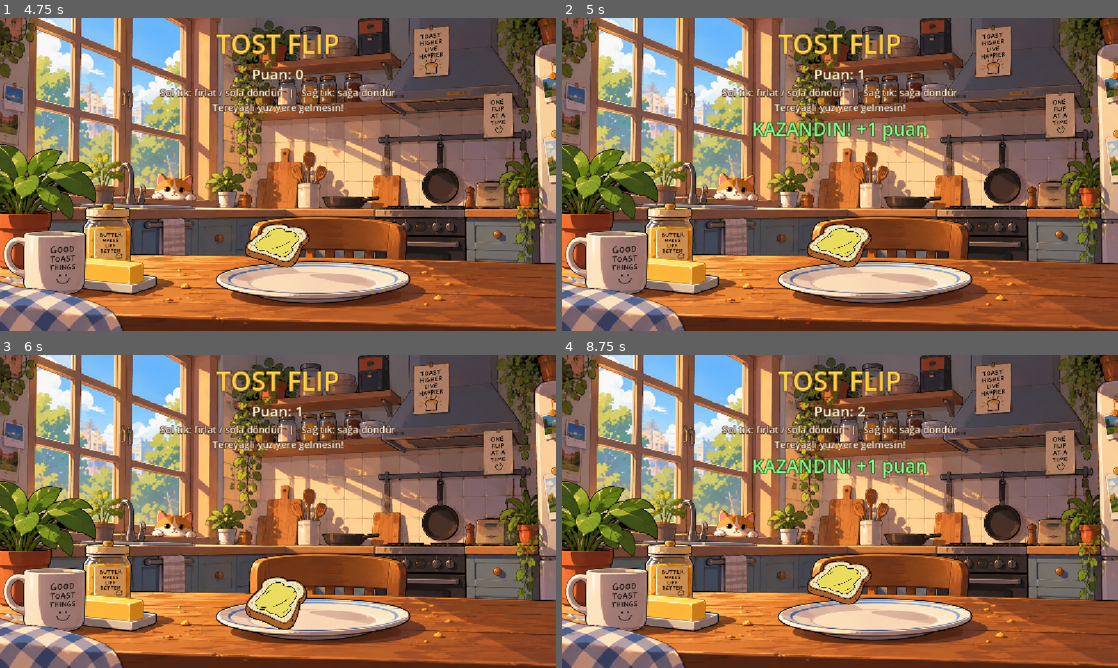
Above: before the commit, frames 1-4 (two rows, left to right).
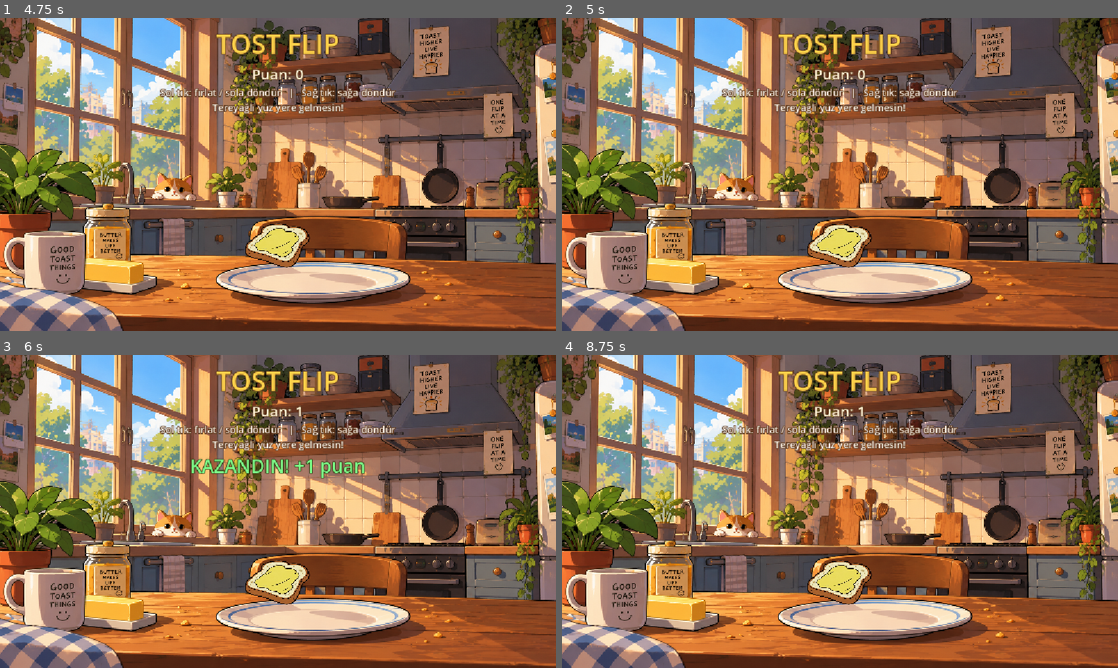
Above: after the commit, the same moments.

Repository: yavuzumut/Tost-Flip
Game: Godot game, scene res://node_2d.tscn
The game is run twice, just before and just after one commit, with the same random seed, the same clock (stepped at 60 frames per second) and the same inputs. The engine's default icon, where the game draws it, is replaced by a stand-in: a white triangle on a blue panel in a dark square.
Inputs (mouse positions are in pixels of both pictures, inside the frame that each line leads up to):
- Up to frame 1 (4.75 s): click "KOLEKSİYON" at 0.5 s; click "Geri" at 1.25 s; click "OYNA" at 2 s; tap Enter at 2.75 s; move the mouse to (400, 158) at 2.77 s; click (400, 158) at 2.92 s; move the mouse to (166, 190) at 3.52 s; click (166, 190) at 3.67 s; move the mouse to (333, 105) at 4.27 s; click (333, 105) at 4.42 s
- Up to frame 2 (5 s): no input
- Up to frame 3 (6 s): move the mouse to (250, 574) at 5.02 s; click (250, 574) at 5.17 s; tap Space at 5.75 s; move the mouse to (444, 558) at 5.77 s; click (444, 558) at 5.92 s
- Up to frame 4 (8.75 s): move the mouse to (673, 464) at 6.52 s; click (673, 464) at 6.67 s; move the mouse to (867, 511) at 7.27 s; click (867, 511) at 7.42 s; move the mouse to (756, 433) at 8.02 s; click (756, 433) at 8.17 s

Frame 1 is identical in both runs. In frame 2, 1.0% of the frame differs, in the area x 34-66%, y 16-40%; in frame 3, 2.7%, in the area x 34-66%, y 32-88%; in frame 4, 1.0%.

Commit message:
Toast Flip Ses Efektleri
ses efektleri eklendi

Diff:
--- a/node_2d.gd
+++ b/node_2d.gd
@@ -50,14 +50,17 @@
 	match state:
 		GameState.READY:
 			if btn == MOUSE_BUTTON_LEFT:
+				$SesFirlatma.play()
 				toast.launch()
 				state = GameState.FLYING
 		GameState.FLYING:
 			if not toast.airborne:
 				return  # yere değdi, kontrol kilitli
 			if btn == MOUSE_BUTTON_LEFT:
+				$SesDonus.play()
 				toast.spin(-1)
 			elif btn == MOUSE_BUTTON_RIGHT:
+				$SesDonus.play()
 				toast.spin(1)
 
 
@@ -65,18 +68,24 @@
 func _on_toast_landed(butter_down: bool) -> void:
 	if state != GameState.FLYING:
 		return
+	$SesInis.play()
 
 	state = GameState.LANDED
 
 	if butter_down:
 		# Oyuncu kaybetti
 		score = 0
+		await $SesInis.finished
+		$SesBasarisizlik.play()
 		_result_label.text = "KAYBETTİN! Tereyağı yere yapıştı."
+
 		_result_label.modulate = Color("ff6b6b")
 
 	else:
 		# Oyuncu kazandı
 		score += 1
+		await $SesInis.finished
+		$SesPuan.play()
 		_result_label.text = "KAZANDIN! +1 puan"
 		_result_label.modulate = Color("7dff8a")
 	if randi() % 3 == 0:
@@ -231,6 +240,7 @@
 
 # OYNA BUTONU
 func _on_play_button_pressed() -> void:
+	$SesEfekti.play()
 	menu_bg.hide()
 	$CanvasLayer/MainMenu.hide()
 	$CanvasLayer/CollectionMenu.hide()
@@ -244,6 +254,7 @@
 
 # KOLEKSIYON BUTONU
 func _on_collection_button_pressed() -> void:
+	$SesEfekti.play()
 	menu_bg.show()
 	$CanvasLayer/MainMenu.hide()
 	$CanvasLayer/CollectionMenu.show()
@@ -257,6 +268,7 @@
 
 # GERI BUTONU
 func _on_back_button_pressed() -> void:
+	$SesEfekti.play()
 	_show_main_menu()
 
 
--- a/node_2d.tscn
+++ b/node_2d.tscn
@@ -9,6 +9,12 @@
 [ext_resource type="Texture2D" uid="uid://cmfecfmc5kryr" path="res://assets/wood_button.png" id="6_kdubu"]
 [ext_resource type="Texture2D" uid="uid://ds84w6k6cgw0x" path="res://assets/high_score_note.png" id="7_d21ai"]
 [ext_resource type="Texture2D" uid="uid://c4phve770ousw" path="res://assets/Toasty_Tost_Flip_Logo-removebg-preview.png" id="9_4d7sh"]
+[ext_resource type="AudioStream" uid="uid://cgna0gwqef1tw" path="res://assets/audio/06_dugme_tik.wav" id="10_ir8iy"]
+[ext_resource type="AudioStream" uid="uid://cri42uaufm2lm" path="res://assets/audio/01_firlatma_whoosh.wav" id="11_hqns4"]
+[ext_resource type="AudioStream" uid="uid://d2hh57aeo8v4w" path="res://assets/audio/02_havada_donus_swish.wav" id="12_x0ka3"]
+[ext_resource type="AudioStream" uid="uid://ciets8ooyhgc8" path="res://assets/audio/03_tabaga_inis_plop.wav" id="13_0h7mo"]
+[ext_resource type="AudioStream" uid="uid://bqkkpktyt10bp" path="res://assets/audio/04_puan_ding.wav" id="14_nr8wp"]
+[ext_resource type="AudioStream" uid="uid://cs5mjp3nsddr0" path="res://assets/audio/05_basarisizlik_pof.wav" id="15_d2bti"]
 
 [sub_resource type="RectangleShape2D" id="RectangleShape2D_7lwn1"]
 size = Vector2(125, 122)
@@ -211,6 +217,24 @@
 offset_bottom = 8.0
 text = "Geri"
 
+[node name="SesEfekti" type="AudioStreamPlayer" parent="." unique_id=784654244]
+stream = ExtResource("10_ir8iy")
+
+[node name="SesFirlatma" type="AudioStreamPlayer" parent="." unique_id=619901707]
+stream = ExtResource("11_hqns4")
+
+[node name="SesDonus" type="AudioStreamPlayer" parent="." unique_id=457487840]
+stream = ExtResource("12_x0ka3")
+
+[node name="SesInis" type="AudioStreamPlayer" parent="." unique_id=360547763]
+stream = ExtResource("13_0h7mo")
+
+[node name="SesPuan" type="AudioStreamPlayer" parent="." unique_id=1878411538]
+stream = ExtResource("14_nr8wp")
+
+[node name="SesBasarisizlik" type="AudioStreamPlayer" parent="." unique_id=1652370338]
+stream = ExtResource("15_d2bti")
+
 [connection signal="pressed" from="CanvasLayer/MainMenu/MenuButtons/PlayButton" to="." method="_on_play_button_pressed"]
 [connection signal="pressed" from="CanvasLayer/MainMenu/MenuButtons/CollectionButton" to="." method="_on_collection_button_pressed"]
 [connection signal="pressed" from="CanvasLayer/MainMenu/MenuButtons/ExitButton" to="." method="_on_exit_button_pressed"]
Not shown, added: Bug.gd.uid
Not shown, added: assets/audio/01_firlatma_whoosh.wav.import
Not shown, added: assets/audio/02_havada_donus_swish.wav.import
Not shown, added: assets/audio/03_tabaga_inis_plop.wav.import
Not shown, added: assets/audio/04_puan_ding.wav.import
Not shown, added: assets/audio/05_basarisizlik_pof.wav.import
Not shown, added: assets/audio/06_dugme_tik.wav.import
Not shown, added: assets/cockroach.png.import
Not shown, added: assets/audio/01_firlatma_whoosh.wav
Not shown, added: assets/audio/02_havada_donus_swish.wav
Not shown, added: assets/audio/03_tabaga_inis_plop.wav
Not shown, added: assets/audio/04_puan_ding.wav
(and 2 more such lines)
